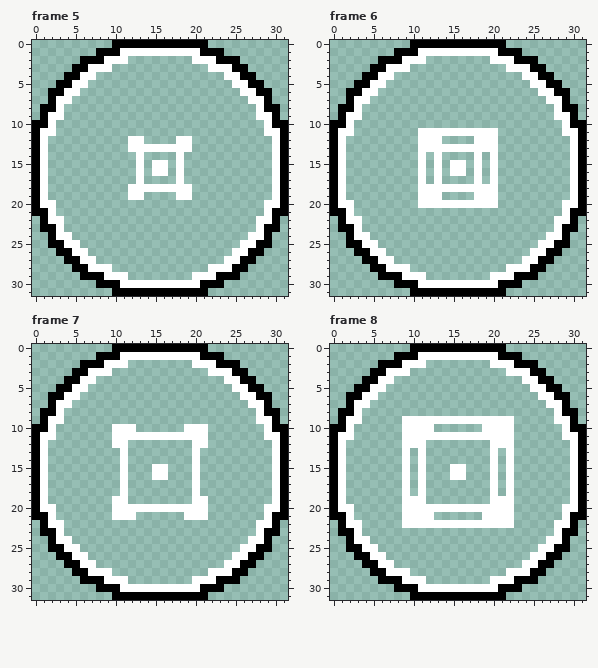
Two versions of one pixel-art file, AsepriteFiles/PinAnimations.aseprite. Above is the file before it was changed.
32x32 pixels, 13 frames. Shown: frame 5, frame 6, frame 7, frame 8. The commit also changed other frames, which this record leaves out.
The result:
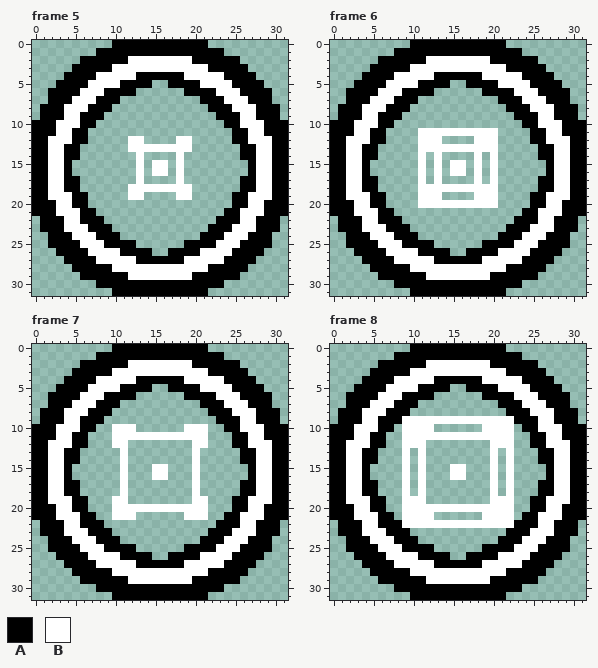
Palette (. is transparent): A #000000  B #ffffff
Change:
Frame 5:
y 1: x 11..20 BBBBBBBBBB -> AAAAAAAAAA
y 2: x 9..22 BBB........BBB -> AAABBBBBBBBAAA
y 3: x 7..24 BBB............BBB -> AAABBBBBBBBBBBBAAA
y 4: x 6..25 BB................BB -> AABBBBBAAAAAABBBBBAA
y 5: x 5..14 BB........ -> AABBBBAAAA; x 17..26 ........BB -> AAAABBBBAA
y 6: x 4..12 BB....... -> AABBBAAAA; x 19..27 .......BB -> AAAABBBAA
y 7: x 3..10 BB...... -> AABBBAAA; x 21..28 ......BB -> AAABBBAA
y 8: x 3..9 B...... -> ABBBAAA; x 22..28 ......B -> AAABBBA
y 9: x 2..8 BB..... -> AABBAAA; x 23..29 .....BB -> AAABBAA
y 10: x 2..7 B..... -> ABBBAA; x 24..29 .....B -> AABBBA
y 11: x 1..6 BB.... -> AABBAA; x 25..30 ....BB -> AABBAA
y 12: x 1..6 B..... -> ABBBAA; x 25..30 .....B -> AABBBA
y 13..14: x 1..5 B.... -> ABBAA; x 26..30 ....B -> AABBA
y 15..16: x 1..4 B... -> ABBA; x 27..30 ...B -> ABBA
y 17..18: x 1..5 B.... -> ABBAA; x 26..30 ....B -> AABBA
y 19: x 1..6 B..... -> ABBBAA; x 25..30 .....B -> AABBBA
y 20: x 1..6 BB.... -> AABBAA; x 25..30 ....BB -> AABBAA
y 21: x 2..7 B..... -> ABBBAA; x 24..29 .....B -> AABBBA
y 22: x 2..8 BB..... -> AABBAAA; x 23..29 .....BB -> AAABBAA
y 23: x 3..9 B...... -> ABBBAAA; x 22..28 ......B -> AAABBBA
y 24: x 3..10 BB...... -> AABBBAAA; x 21..28 ......BB -> AAABBBAA
y 25: x 4..12 BB....... -> AABBBAAAA; x 19..27 .......BB -> AAAABBBAA
y 26: x 5..14 BB........ -> AABBBBAAAA; x 17..26 ........BB -> AAAABBBBAA
y 27: x 6..25 BB................BB -> AABBBBBAAAAAABBBBBAA
y 28: x 7..24 BBB............BBB -> AAABBBBBBBBBBBBAAA
y 29: x 9..22 BBB........BBB -> AAABBBBBBBBAAA
y 30: x 11..20 BBBBBBBBBB -> AAAAAAAAAA
Frame 6: the same change as frame 5
Frame 7: the same change as frame 5
Frame 8: the same change as frame 5
Where, in picture pixels (left, top, right, bottom), the same in both pictures:
changed: (40, 48, 280, 288)
changed: (338, 48, 578, 288)
changed: (40, 352, 280, 592)
changed: (338, 352, 578, 592)
